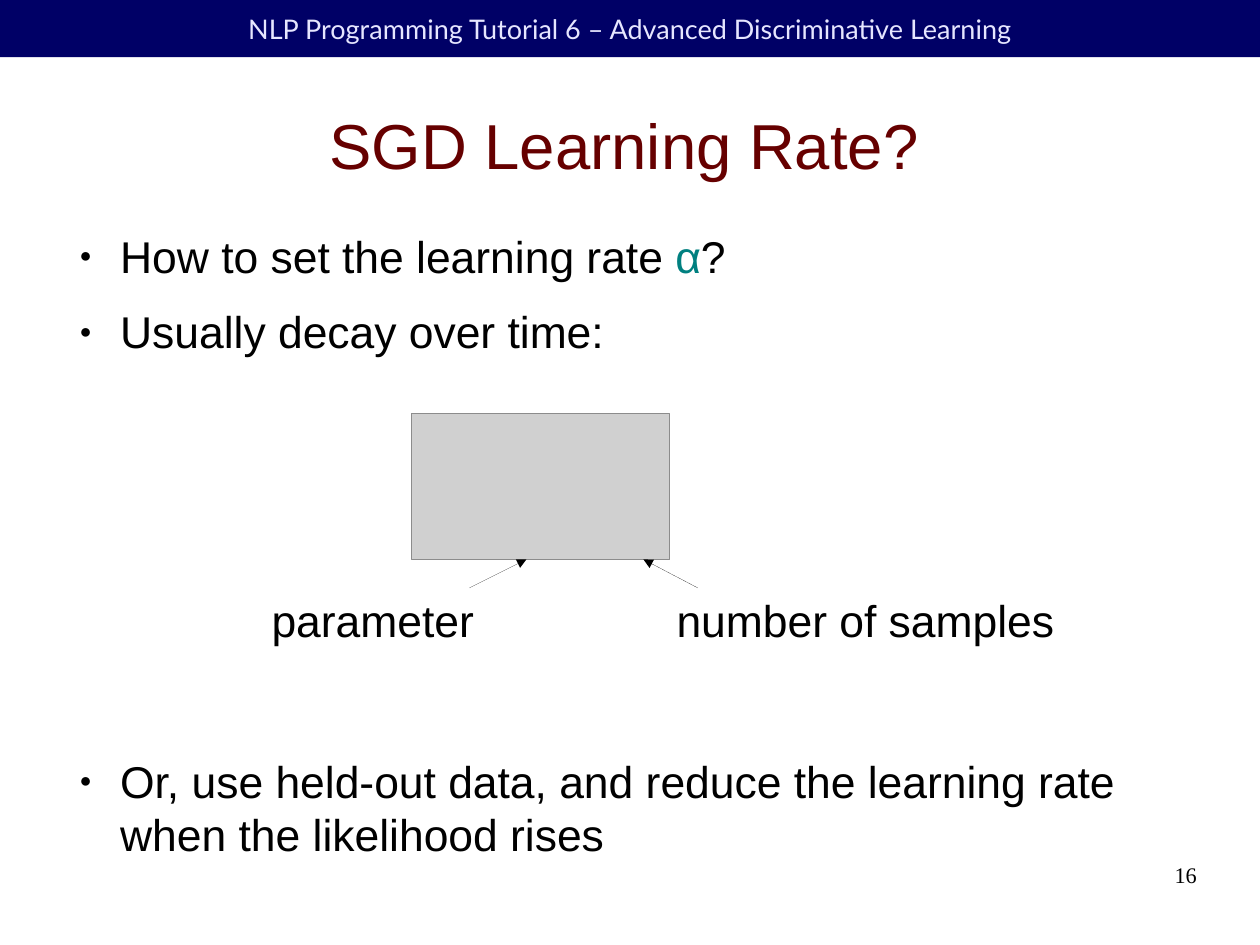
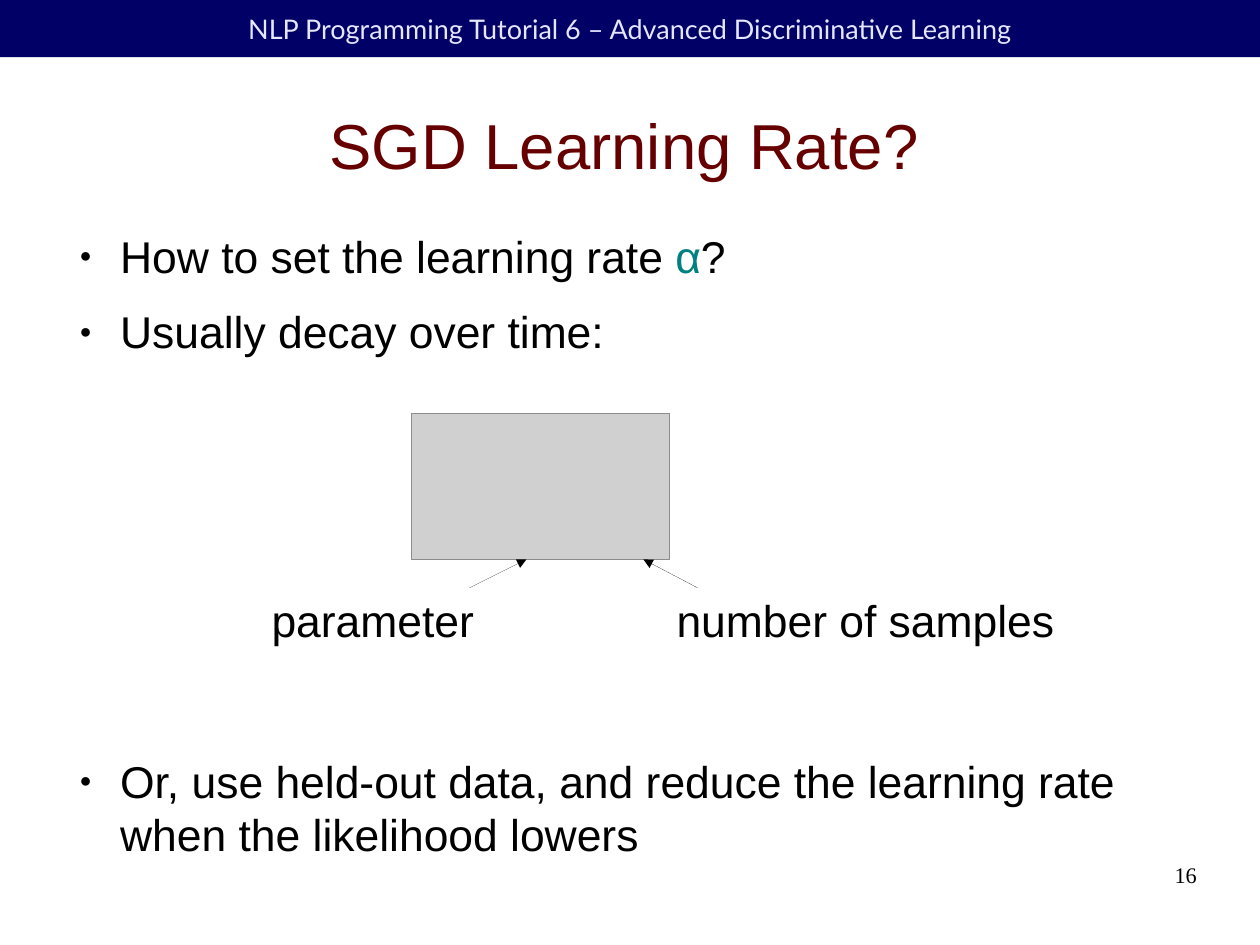
Before and after one commit to duffrind/nlppractice, a slide deck: slide 16 of download/06-discriminative/nlp-programming-en-06-discriminative.odp. Drawn at 1260x945 pixels with LibreOffice and Linux fonts; fonts in the diff are those of the drawing; grey boxes stand for pictures; background and template pictures are left out. Boxes give left, top, right and bottom in pixels: in the first picture for what was removed or moved away, otherwise in the second. Text is boxed around its words. In the diff, an @@ line names an element or a change of style, - is before the commit and + after.

```diff
--- a/download/06-discriminative/nlp-programming-en-06-discriminative.odp
+++ b/download/06-discriminative/nlp-programming-en-06-discriminative.odp
@@ text at (120, 765, 1115, 852): text changed @@
-● Or, use held-out data, and reduce the learning rate when the likelihood rises
+● Or, use held-out data, and reduce the learning rate when the likelihood lowers
```
Also in this commit, not shown: 7 other slides changed, 4 other files.
